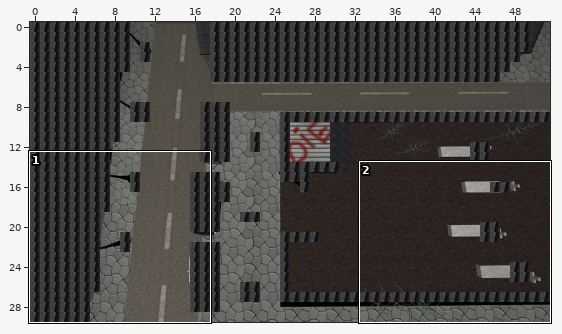
Tiled map: resources/nivel3.tmx. Above: a wide view before the commit, with the close-up outlined.
Close-up. Earlier state:
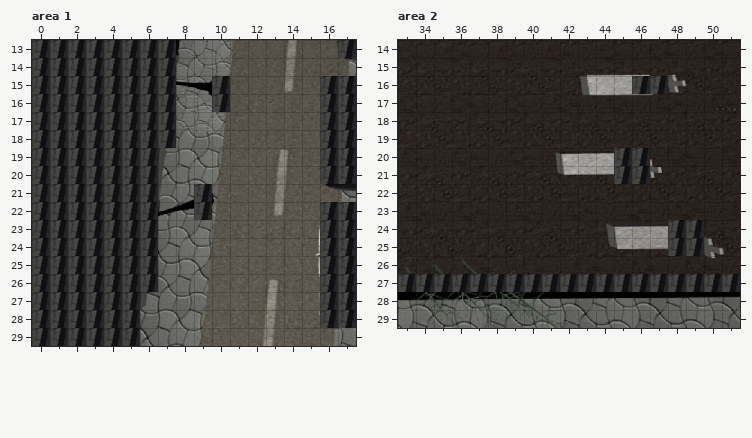
Cells are 25x25 px. Shown: area 1 x 0..17, y 13..29; area 2 x 33..51, y 14..29. The commit also changed other parts of the map, which this record leaves out. Tiles whose own drawing changed are shown in their newer look in all pictures.
After:
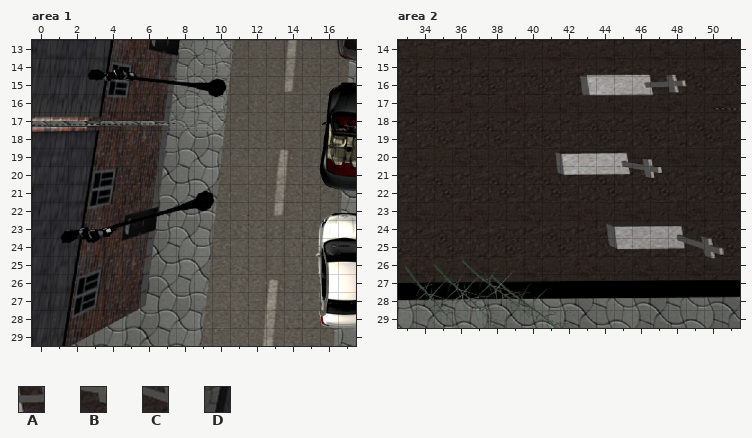
Key: from "mapa3": A 879, B 1138, C 1349; from "nivel3": D 1.
_ is an empty cell, . an unchanged one.
Tiles of an added or newly shown layer are drawn over the layers below it.
Difference:
--- layer "colisiones" (now hidden), area 1
@@ x 0..17 @@
-13 DDDDDDDD.........D
-14 DDDDDDDD..........
-15 DDDDDDDD..D.....DD
-16 DDDDDDDD..D.....DD
-17 DDDDDDDD........DD
-18 DDDDDDDD........DD
-19 DDDDDDD.........DD
-20 DDDDDDD.........DD
-21 DDDDDDD..D........
-22 DDDDDDD..D......DD
-23 DDDDDDD.........DD
-24 DDDDDDD.........DD
-25 DDDDDDD.........DD
-26 DDDDDDD.........DD
-27 DDDDDD..........DD
-28 DDDDDD..........DD
-29 DDDDDD............
+13 ________........._
+14 ________..........
+15 ________.._.....__
+16 ________.._.....__
+17 ________........__
+18 ________........__
+19 _______.........__
+20 _______.........__
+21 _______.._........
+22 _______.._......__
+23 _______.........__
+24 _______.........__
+25 _______.........__
+26 _______.........__
+27 ______..........__
+28 ______..........__
+29 ______............
--- layer "colisiones" (now hidden), area 2
@@ x 46..47 @@
-16 DD
+16 __
@@ x 45..46 @@
-20 DD
-21 DD
+20 __
+21 __
@@ x 48..49 @@
-24 DD
-25 DD
+24 __
+25 __
@@ x 33..51 @@
-27 DDDDDDDDDDDDDDDDDDD
+27 ___________________
--- layer "superior" (now shown), area 2
@@ x 47..47 @@
-16 _
+16 A
@@ x 46..46 @@
-21 _
+21 B
@@ x 49..49 @@
-25 _
+25 C
